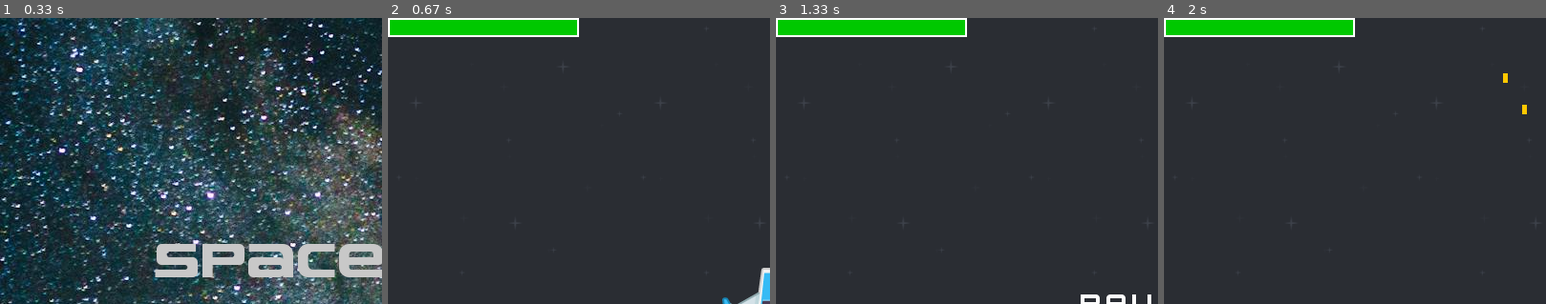
Above: before the commit, frames 1-4 (left to right).
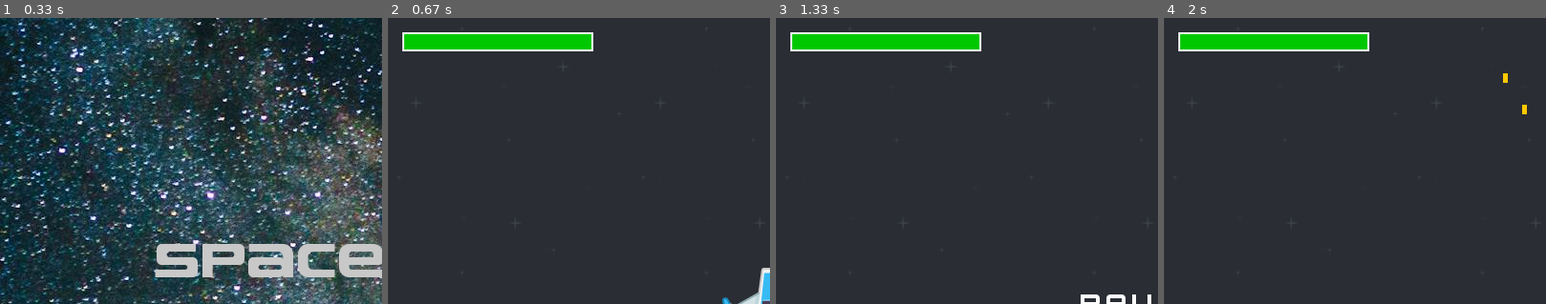
Above: after the commit, the same moments.

Repository: PIRuizEIG/Pygame_SpaceShip
Game: pygame game, started from game.py
The game is run twice, just before and just after one commit, with the same random seed, the same clock (stepped at 60 frames per second) and the same inputs.
Inputs:
- Up to frame 1 (0.33 s): no input
- Up to frame 2 (0.67 s): tap Space at 0.33 s
- Up to frame 3 (1.33 s): tap Space at 0.67, 1.07 s; hold P from 1 s (still down); hold Right from 1 s (still down)
- Up to frame 4 (2 s): tap Space at 1.37, 1.57, 1.87 s; release P at 1.47 s; release Right at 1.47 s; hold P 1.5-1.97 s; hold Right 1.5-1.97 s
The pictures show only the part of the screen within x 0-50%, y 0-50%; the shares and areas given below are measured in that part.

Frame 1 is identical in both runs. In frame 2, 5.7% of the frame differs, in the area x 0-54%, y 0-12%; in frame 3, 5.7%; in frame 4, 5.7%.

Commit message:
Ajuste de posición de barra de vida y pequeños parches de colisiones y rest

Diff:
--- a/game.py
+++ b/game.py
@@ -45,9 +45,11 @@
 
 def reset():
     """Reiniciar Juego"""
-    global score
+    global score, boss
     # Reiniciamos disparos
     score = 0
+    # Eliminamos el boss
+    boss = None
     proyectiles.clear()
     enemies.clear()
     player.resetPlayer()
@@ -167,7 +169,7 @@
     # Dibujar texto
     screen.blit(text, textPos)
     # Dibujar vida del jugador
-    drawHealthBar(screen, 0, 0, player.hp, settings.PLAYER_HEALTH)
+    drawHealthBar(screen, 15, 15, player.hp, settings.PLAYER_HEALTH)
 
 def drawGame():
     """Dibujar el juego"""
@@ -265,6 +267,8 @@
             break
     # Por cada proyectil y enemigo
     for bullet in proyectiles:
+        # Si la bala está desactivada salir
+        if bullet.isDead: break
         # Para cada enemigo
         for enemy in enemies:
             # Si hay colisión
@@ -286,7 +290,7 @@
             # Si el jugador está muerto reiniciamos
             if player.isDead: reset()
         # Si existe boss
-        if boss:
+        if boss and not boss.isDead:
         # Colisión Balas vs Boss
             if bullet.rect.colliderect(boss.rect):
                 # Desactivar la baa
